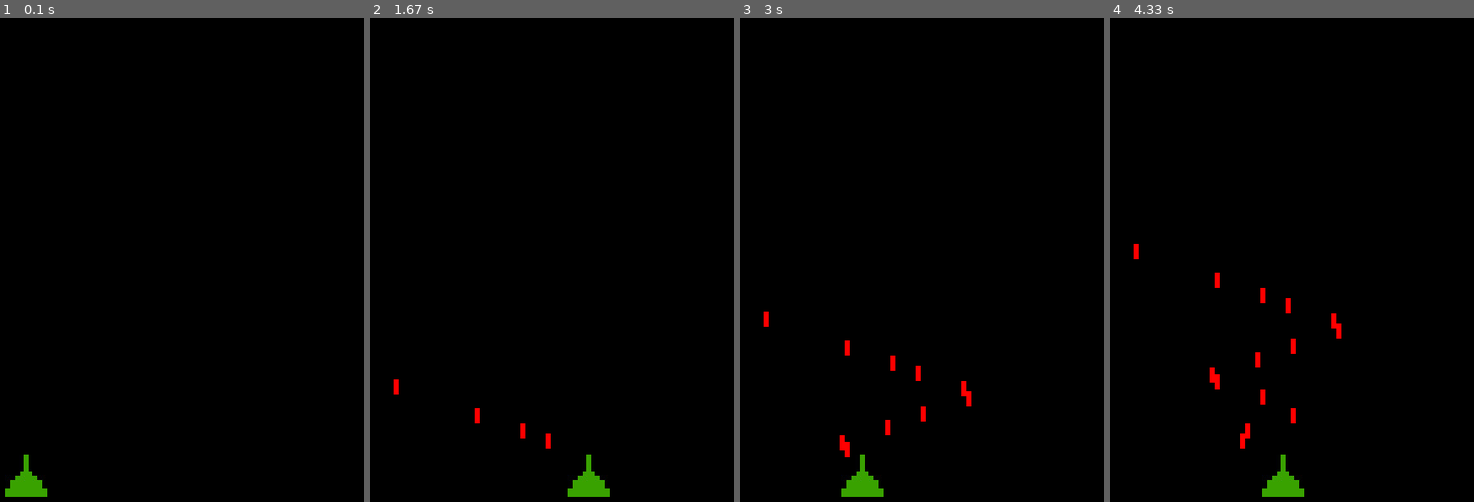
Above: before the commit, frames 1-4 (left to right).
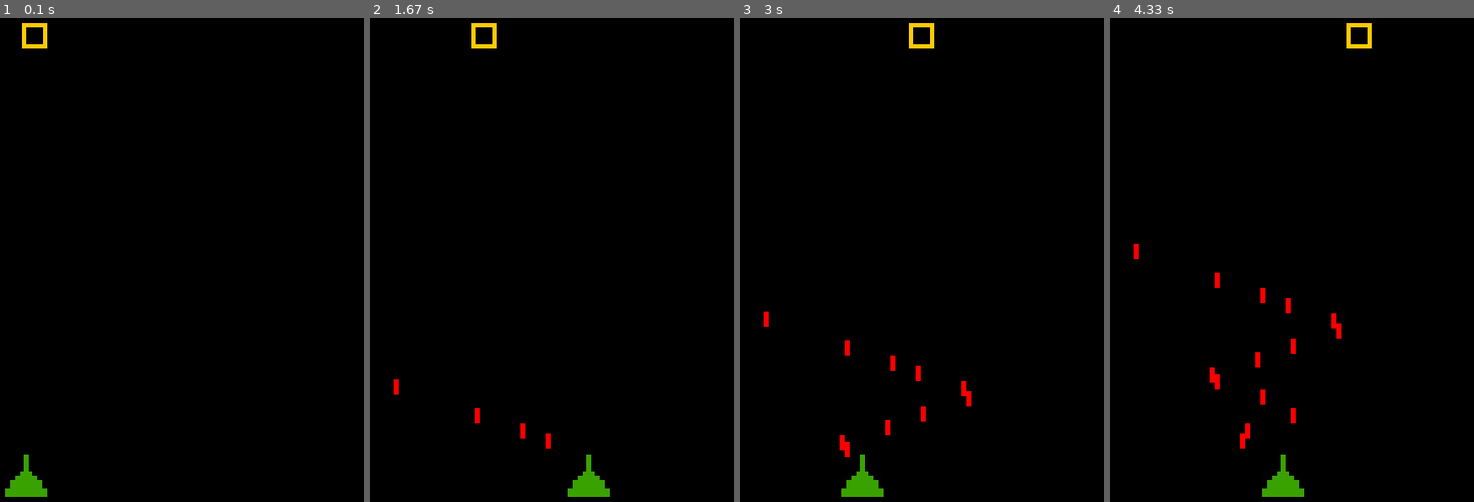
Above: after the commit, the same moments.

Repository: andre-korkin/test-pygame
Game: pygame game, started from main.py
Same seed, same stepped clock (60 frames per second), same inputs: the game is played once before the commit and once after it.
Inputs:
- Up to frame 1 (0.1 s): no input
- Up to frame 2 (1.67 s): hold Space 0.33-0.8 s; hold Right 0.33-0.8 s; hold Right 0.83-1.3 s; tap Space at 0.9, 1.2, 1.4 s; hold Right from 1.33 s (still down)
- Up to frame 3 (3 s): tap Space at 1.7, 1.9, 2.2, 2.47, 2.77, 2.9 s; release Right at 1.8 s; hold Left 1.83-2.37 s; hold Left 2.4-2.8 s; hold Right from 2.83 s (still down)
- Up to frame 4 (4.33 s): tap Space at 3.2, 3.57, 3.87, 4.07 s; release Right at 3.47 s; hold Left 3.5-3.97 s; hold Right from 4 s (still down)

The runs differ from the first frame. In frame 1, 0.2% of the frame differs, in the area x 6-13%, y 1-7%; in frame 2, 0.2%; in frame 3, 0.2%; in frame 4, 0.2%.

Commit message:
add Opponent

Diff:
--- a/main.py
+++ b/main.py
@@ -33,6 +33,15 @@
 	bullits = []
 
 	#------------------------------
+	OPPONENT_WIDTH = 30
+	OPPONENT_STEP = 1
+	opponent = pygame.image.load('./img/opponent.jpg')
+	opponent_rect = opponent.get_rect()
+	opponent_rect.top = screen_rect.top + 20
+	opponent_x = 0
+	vector = 'right'
+
+	#------------------------------
 	while True:
 		for event in pygame.event.get():
 			if event.type == pygame.QUIT:
@@ -40,12 +49,7 @@
 			elif event.type == pygame.KEYDOWN:
 				if event.key == pygame.K_SPACE:
 					sound1.play()
-					bul, bul_x, bul_y = bullitCreate(RED, gun_rect)
-					bullit = {}
-					bullit['obj'] = bul
-					bullit['x'] = bul_x
-					bullit['y'] = bul_y
-					bullits.append(bullit)
+					bullits.append(bullitCreate(RED, gun_rect))
 				elif event.key == pygame.K_RIGHT or event.key == pygame.K_LEFT:
 					gun_move_left, gun_move_right = gunMove(event.key, True)
 			elif event.type == pygame.KEYUP:
@@ -58,19 +62,21 @@
 				bullit['y'] -= BULLIT_STEP
 			else:
 				bullits.remove(bullit)
-		allRender(screen, BLACK, screen_rect, gun, gun_rect, gun_x, bullits, window)
+		opponent_x, vector = getOpponentStep(OPPONENT_WIDTH, WIN_WIDTH, opponent_x, OPPONENT_STEP, vector)
+		allRender(screen, BLACK, screen_rect, gun, gun_rect, gun_x, bullits, opponent, opponent_rect, opponent_x, window)
 
 
 #-----------------------------------------------------------------------------
 
 
-def allRender(scr, bg, scr_rect, gun, gun_rect, gun_x, bullits, win):
+def allRender(scr, bg, scr_rect, gun, gun_rect, gun_x, bullits, opponent, opponent_rect, opponent_x, win):
 	"""  All objects rendering  """
 	scr.fill(bg)
 	gunRender(scr, scr_rect, gun, gun_rect, gun_x)
 	if bullits:
 		for bullit in bullits:
 			bullitMove(scr, bullit)
+	opponentRender(scr, scr_rect, opponent, opponent_rect, opponent_x)
 	win.flip()
 
 
@@ -116,13 +122,39 @@
 	surf.fill(color)
 	x = gun_rect.centerx - 3
 	y = gun_rect.top - 9
-	return surf, x, y
+	return {'obj': surf, 'x': x, 'y': y}
 
 
 def bullitMove(screen, bullit):
 	"""  Bullit moving  """
 	screen.blit(bullit['obj'], (bullit['x'], bullit['y']))
 
+
+#-------------------------------- OPPONENT -----------------------------------
+
+
+def getOpponentStep(OPPONENT_WIDTH, WIN_WIDTH, opponent_x, OPPONENT_STEP, vector):
+	"""  Opponent moving  """
+	if vector == 'right':
+		if OPPONENT_WIDTH // 2 + opponent_x < WIN_WIDTH // 2:
+			opponent_x += OPPONENT_STEP
+		else:
+			vector = 'left'
+			opponent_x -= OPPONENT_STEP
+	if vector == 'left':
+		if WIN_WIDTH // 2 + opponent_x > OPPONENT_WIDTH // 2:
+			opponent_x -= OPPONENT_STEP
+		else:
+			vector = 'right'
+			opponent_x += OPPONENT_STEP
+	return opponent_x, vector
+
+
+def opponentRender(screen, screen_rect, opponent, opponent_rect, x):
+	"""  Opponent rendering  """
+	opponent_rect.centerx = screen_rect.centerx + x
+	screen.blit(opponent, opponent_rect)
+
 #-----------------------------------------------------------------------------
 #-----------------------------------------------------------------------------
 
Binary file added: img/opponent.jpg
